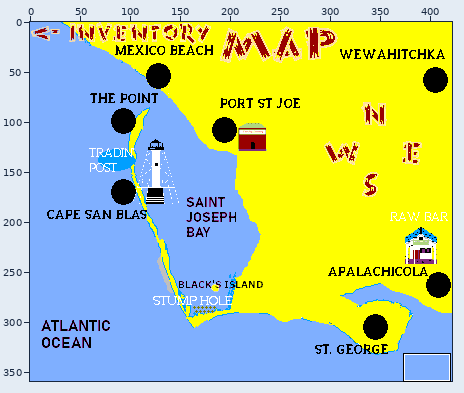
Sprite sheet, stored at core/assets/artwork/maps/WorldMapFake_02.png. The picture above shows the old version from afar; the outline marks the close-up.
Close-up. Old version:
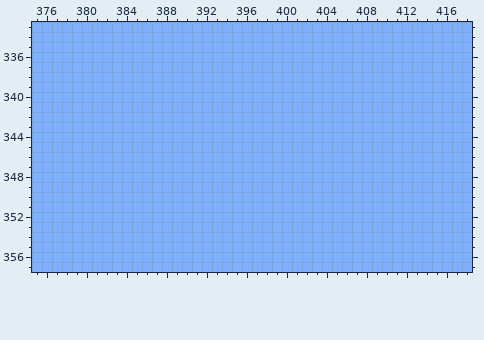
The file is 422x359 pixels. Colours within 5 levels of each other are drawn and written as one. Shown: x 375..418, y 333..357. The commit also changed other parts of the picture, which this record leaves out.
The result:
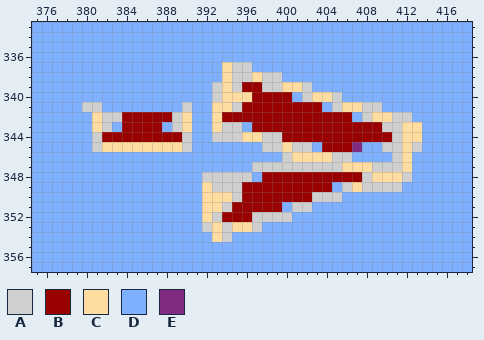
Palette (. is transparent): A #cfcfcf  B #990000  C #ffdc9f  D #7fafff  E #802b80
The edit:
y 337: x 394..396 DDD -> CAA
y 338: x 394..399 DDDDDD -> CAACAA
y 339: x 393..402 DDDDDDDDDD -> ACABBAACCA
y 340: x 393..400 DDDDDDDD -> ACCCBBBB; x 402..405 DDDD -> ACCA
y 341: x 380..381 DD -> AA; x 390 D -> A; x 393..403 DDDDDDDDDDD -> CCABBBBBBBB; x 405..409 DDDDD -> ACCAA
y 342: x 381..390 DDDDDDDDDD -> CAABBBBBAC; x 393..406 DDDDDDDDDDDDDD -> CBBBBBBBBBBBBB; x 408..412 DDDDD -> ACCAA
y 343: x 381..382 DD -> CA; x 384..387 DDDD -> BBBB; x 389..390 DD -> AC; x 393..395 DDD -> CAA; x 397..413 DDDDDDDDDDDDDDDDD -> BBBBBBBBBBBBBAACC
y 344: x 381..390 DDDDDDDDDD -> ABBBBBBBBA; x 393..413 DDDDDDDDDDDDDDDDDDDDD -> AAACCAABBBBBBBBBBBACC
y 345: x 381..390 DDDDDDDDDD -> ACCCCCCCCA; x 398..402 DDDDD -> AACAA; x 404..407 DDDD -> BBBE; x 410..413 DDDD -> AACA
y 346: x 400..406 DDDDDDD -> ACCCCAA; x 411..412 DD -> AC
y 347: x 397..412 DDDDDDDDDDDDDDDD -> AAAAAAAAACCCAAAC
y 348: x 392..396 DDDDD -> AAAAA; x 398..412 DDDDDDDDDDDDDDD -> BBBBBBBBBBACCCA
y 349: x 392..404 DDDDDDDDDDDDD -> CAAABBBBBBBBB; x 406..411 DDDDDD -> ACAAAA
y 350: x 392..405 DDDDDDDDDDDDDD -> CCCABBBBBBBAAA
y 351: x 392..399 DDDDDDDD -> CCABBBBB; x 401..402 DD -> AA
y 352: x 392..400 DDDDDDDDD -> CABBBAAAA
y 353: x 392..397 DDDDDD -> ACACCA
y 354: x 393..394 DD -> CA
Pixel boxes of the changes (left, top, right, bottom) in both close-ups:
changed: (82, 62, 422, 242)
